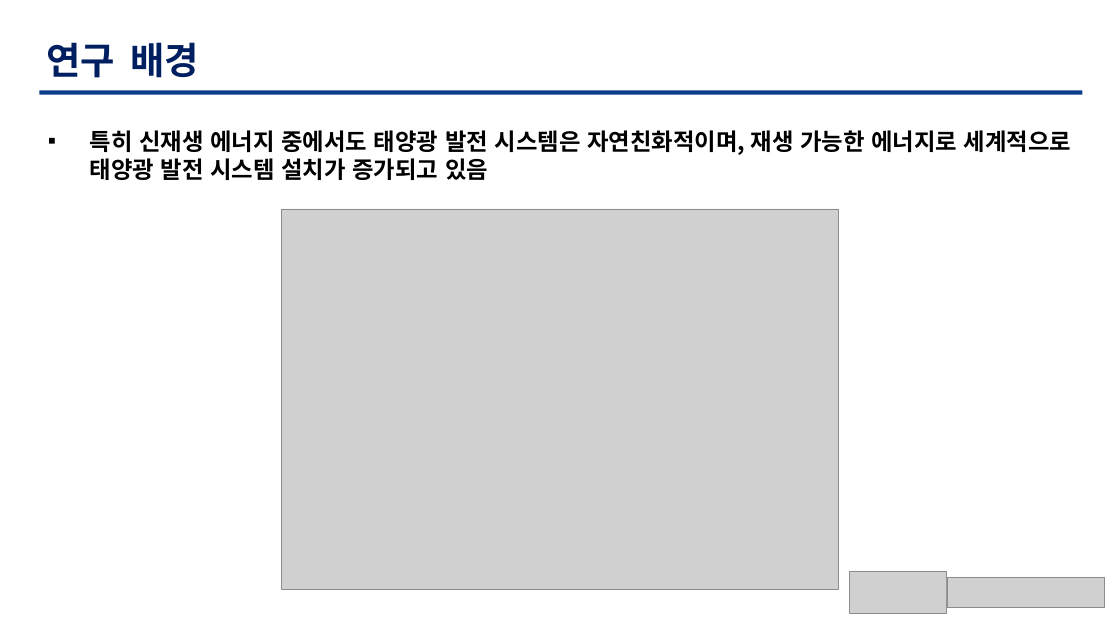
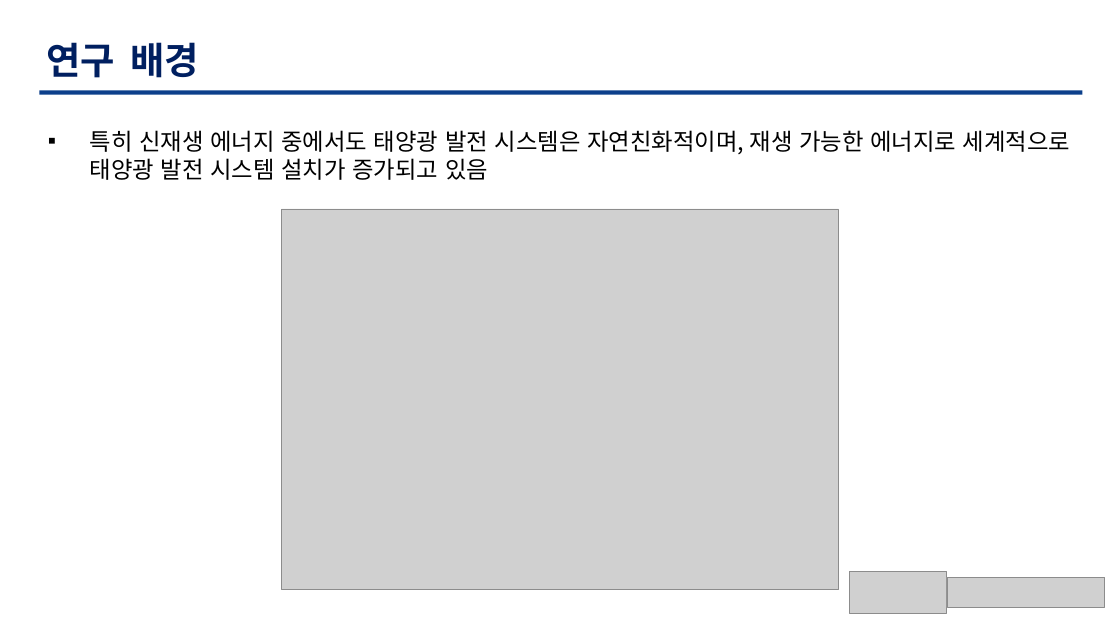
Before and after one commit to TaegyuHan/Solar_radiation_prediction_model, a slide deck: slide 4 of KICS_PT/[KICS] 모델 poster.pptx. Drawn at 1120x630 pixels with LibreOffice and Linux fonts; fonts in the diff are those of the drawing; grey boxes stand for pictures. Boxes give left, top, right and bottom in pixels: in the first picture for what was removed or moved away, otherwise in the second. Text is boxed around its words. In the diff, an @@ line names an element or a change of style, - is before the commit and + after.

```diff
--- a/KICS_PT/[KICS] 모델 poster.pptx
+++ b/KICS_PT/[KICS] 모델 poster.pptx
@@ text "특히 신재생 에너지 중에서도 태양광 ..." at box(90, 130, 1070, 180): bold off @@
```
Also in this commit, not shown: 10 other slides changed, 1 slide added.
